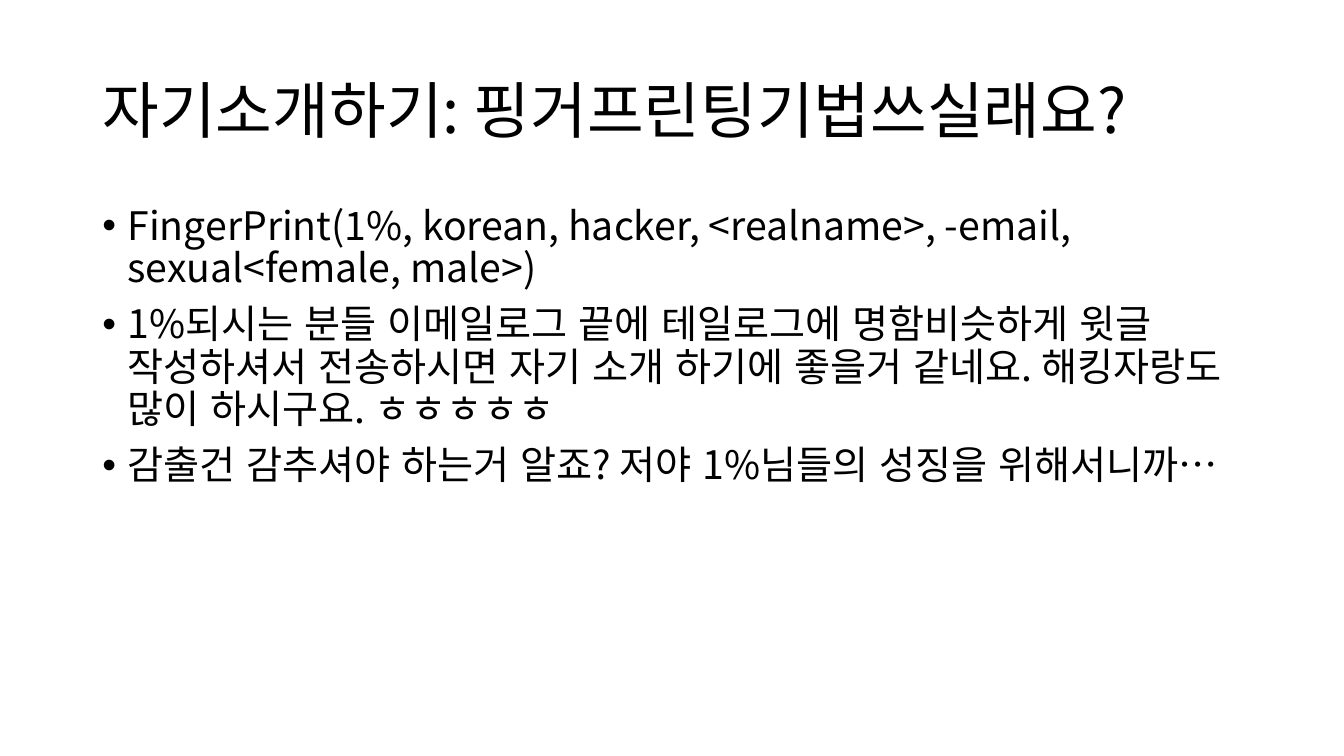
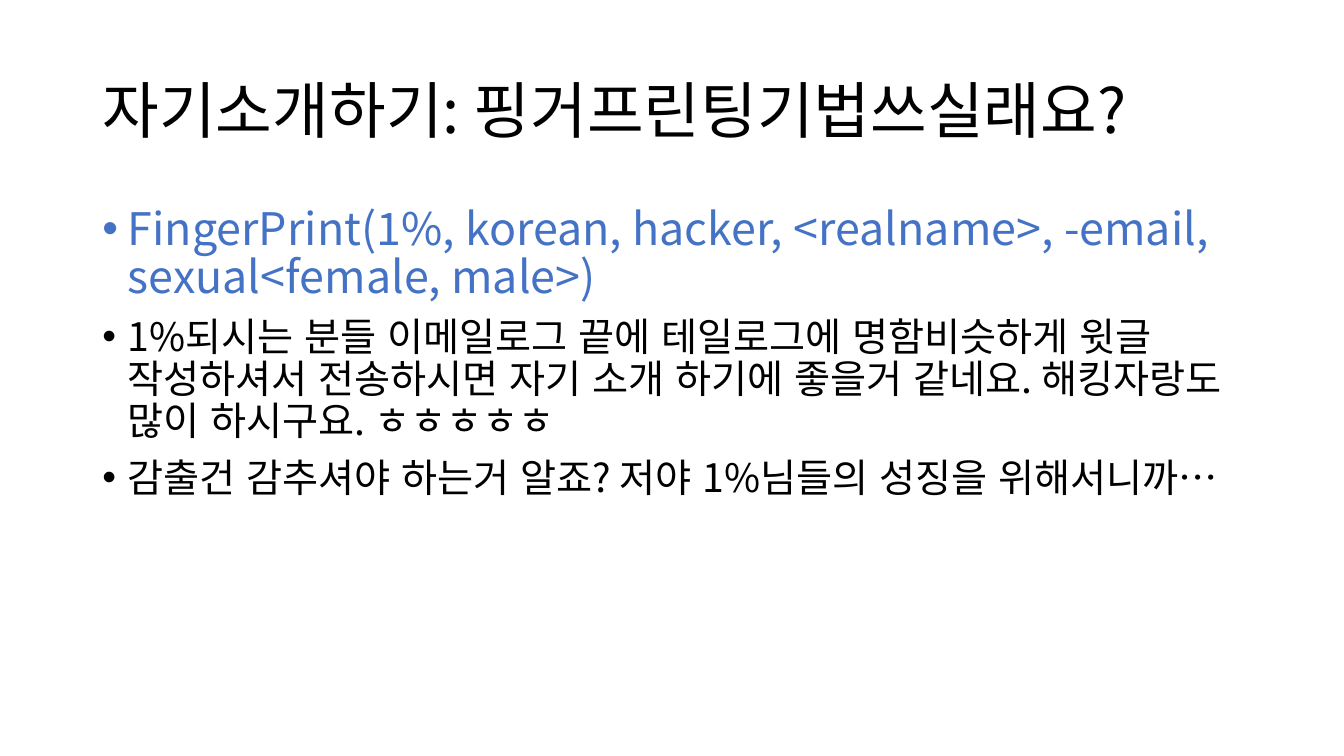
Before and after one commit to tkopppop/CveSs, a slide deck: slide 5 of 바이너리디핑론과부가적해킹기법들소개.pptx. Drawn at 1344x756 pixels with LibreOffice and Linux fonts; fonts in the diff are those of the drawing. Boxes give left, top, right and bottom in pixels: in the first picture for what was removed or moved away, otherwise in the second. Text is boxed around its words. In the diff, an @@ line names an element or a change of style, - is before the commit and + after.

```diff
--- a/바이너리디핑론과부가적해킹기법들소개.pptx
+++ b/바이너리디핑론과부가적해킹기법들소개.pptx
@@ text at [128, 208, 1209, 302]: size 28 to 32 pt, text colour #000000 to #4472C4 in "FingerPrint(1%, korean, hacker, <realname>, -email, sexual<f ..." @@
```
Also in this commit, not shown: 7 other slides changed, 1 slide added.
